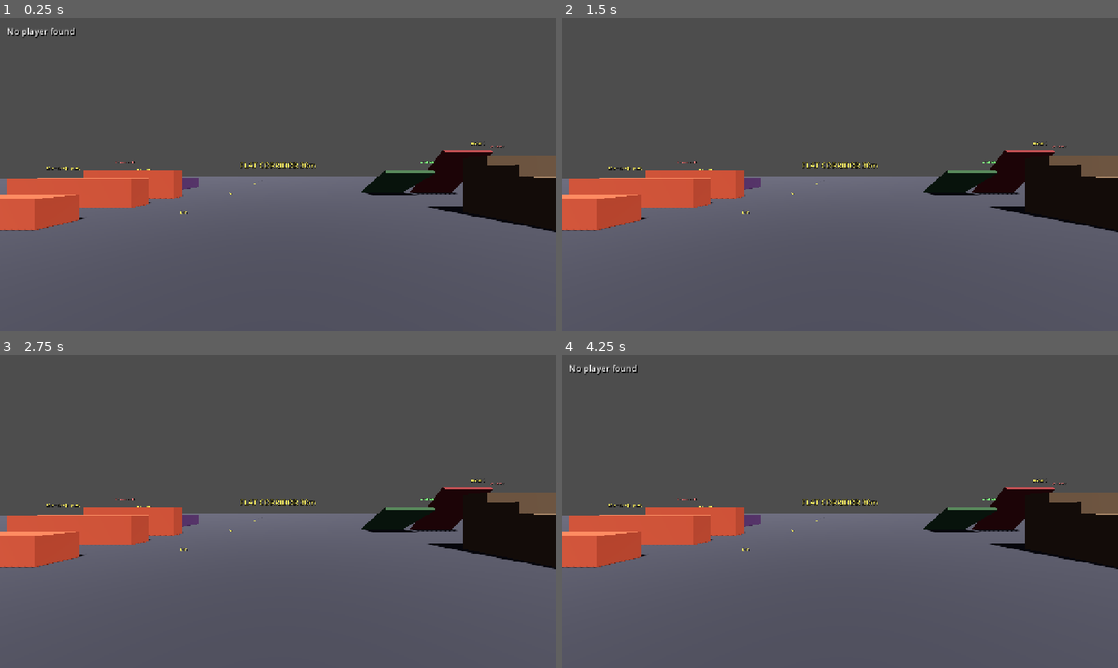
Above: before the commit, frames 1-4 (two rows, left to right).
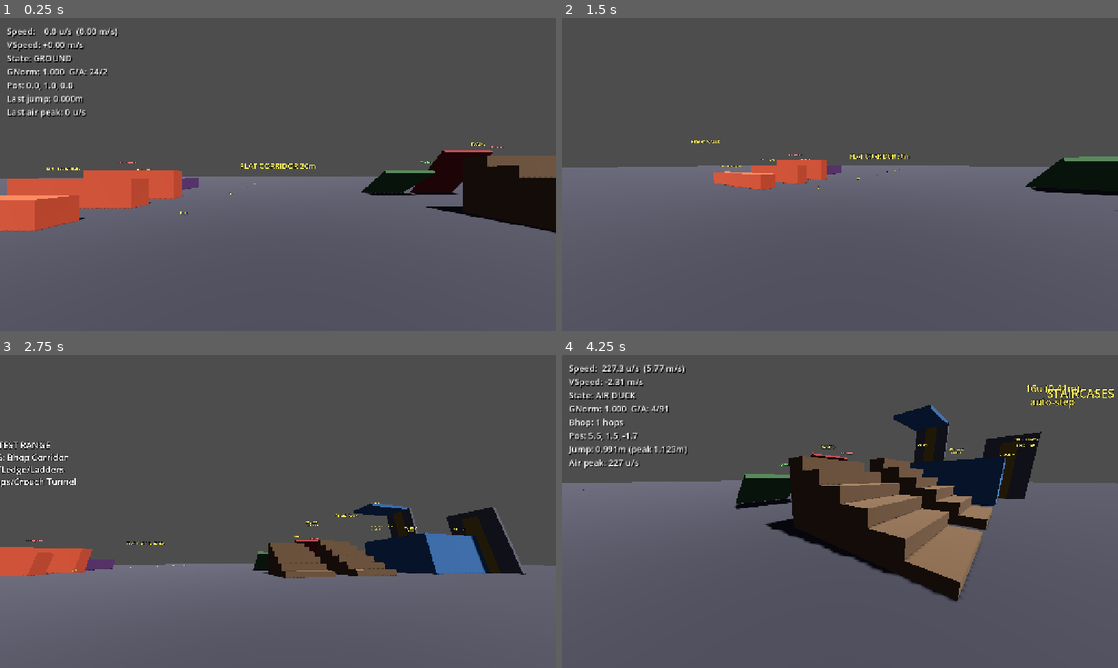
Above: after the commit, the same moments.

Repository: gotospaceplace/angels_and_demons
Game: Godot game, scene res://client/scenes/main.tscn
Same seed, same stepped clock (60 frames per second), same inputs: the game is played once before the commit and once after it. This scene is started directly instead of the project's main scene.
Inputs (mouse positions are in pixels of both pictures, inside the frame that each line leads up to):
- Up to frame 1 (0.25 s): no input
- Up to frame 2 (1.5 s): move the mouse to (962, 158) at 0.52 s; hold D (move_right) 0.53-1.28 s; hold Ctrl (duck) 0.53-1.28 s; click (962, 158) at 0.67 s; tap Space (jump) at 0.77 s; move the mouse to (728, 190) at 1.27 s; hold S (move_backward) from 1.28 s (still down); tap F7 (toggle_hud) at 1.35 s
- Up to frame 3 (2.75 s): tap Space (jump) at 1.52 s; move the mouse to (333, 442) at 2.02 s; release S (move_backward) at 2.03 s; hold D (move_right) from 2.03 s (still down); hold Ctrl (duck) from 2.03 s (still down)
- Up to frame 4 (4.25 s): move the mouse to (812, 574) at 2.77 s; release D (move_right) at 2.78 s; release Ctrl (duck) at 2.78 s; hold W (move_forward) 2.78-3.53 s; tap F7 (toggle_hud) at 2.85 s; click (812, 574) at 2.92 s; tap Space (jump) at 3.02, 3.77 s; move the mouse to (1006, 558) at 3.52 s; hold A (move_left) from 3.53 s (still down); hold Ctrl (duck) from 3.53 s (still down)

The runs differ from the first frame. In frame 1, 2.0% of the frame differs, in the area x 0-100%, y 3-69%; in frame 2, 11%; in frame 3, 20%; in frame 4, 30%, in the area x 0-100%, y 3-79%.
Error before the commit: Parse Error: Identifier "normal" not declared in the current scope. (res://shared/scripts/player_movement.gd:350)

Commit message:
Fix walk_move scope error: move collision logic into correct branch
The debug HUD addition (4825c7a) accidentally placed the step-up
and slide logic inside the else (no collision) branch, where
'normal' and 'remainder' are not declared. Flipped to early-return
pattern: no collision sets debug blank, else handles all collision.

Co-Authored-By: Claude Opus 4.6 <noreply@anthropic.com>

Diff:
--- a/shared/scripts/player_movement.gd
+++ b/shared/scripts/player_movement.gd
@@ -337,12 +337,12 @@
 	var did_step := false
 	var pre_move := global_position
 	var flat_collision := move_and_collide(move)
-	if flat_collision:
+	if not flat_collision:
+		debug_walk_col = ""
+	else:
 		var remainder := flat_collision.get_remainder()
 		var normal := flat_collision.get_normal()
 		debug_walk_col = "N:(%.2f,%.2f,%.2f) T:%.4f R:%.4f" % [normal.x, normal.y, normal.z, flat_collision.get_travel().length(), remainder.length()]
-	else:
-		debug_walk_col = ""
 
 		# Step-up only for near-vertical walls (|normal.y| < 0.3).
 		# Steep slopes, ramp undersides and base faces all have larger
